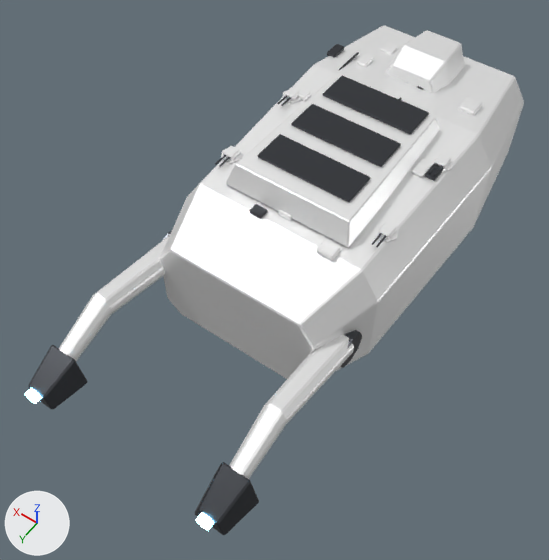
The glTF model public/models/ships/leviafan.glb: old version first, new version second.
The view is the same before and after, from a 50 mm lens placed at (-1.17, 2.11, 2.54), pointed at (0.0, 0.47, -0.03). The lights are fixed; the arrows at lower left show +X, +Y and +Z. The older version comes first. Where no turn or scale is listed for an object, it has been applied to the vertices.

The first picture shows 'Бункер', 'Ковш', 'Ковш.001', 'Корпус', 'Люк', 'Люк.001', 'Люк.002', 'Мостик', 'Стрела', 'Стрела.001' and 22 more.
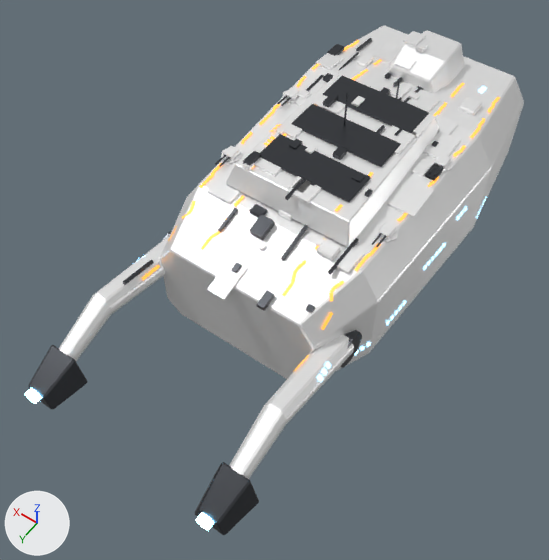
Location of each change, [x1, y1, x2, y2] in pixels of the pictures (549 x 560 px):
'Накладные_плиты', added
    after: [207, 31, 461, 300]
'Механика', added
    after: [123, 38, 439, 314]
'Разметка', added
    after: [142, 40, 500, 371]
'Решётки', added
    after: [143, 86, 487, 382]

Diff of the bpy script that builds the scene:
```diff
--- a/public/models/ships/leviafan.glb.py
+++ b/public/models/ships/leviafan.glb.py
@@ mat_vent @@
+mat_vent = principled_material('vent')
+mat_vent.base_color = (0.05, 0.12, 0.2)  # dark blue #3f617c
+mat_vent.metallic = 0.3
+mat_vent.roughness = 0.3
+mat_vent.emission_color = (0.25, 0.65, 1.0)  # blue #89d3ff
+mat_vent.emission_strength = 4.0
@@ mat_stripe @@
+mat_stripe = principled_material('stripe')
+mat_stripe.base_color = (1.0, 0.42, 0.08)  # orange #ffad50
+mat_stripe.metallic = 0.2
+mat_stripe.roughness = 0.45
+mat_stripe.emission_color = (1.0, 0.38, 0.05)  # orange #ffa63f
+mat_stripe.emission_strength = 1.2
@@ me_механика @@
+me_механика.from_pydata(...)  # 240 vertices, 360 faces; spans x -0.37..0.37, y -0.88..0.88, z -0.24..0.24
+me_механика.materials.append(mat_dark)  # dark grey #4b4d52
@@ me_накладные_плиты @@
+me_накладные_плиты.from_pydata(...)  # 280 vertices, 420 faces; spans x -0.42..0.42, y -0.83..0.83, z -0.12..0.12
+me_накладные_плиты.materials.append(mat_hull2)  # white #ffffff
@@ me_решётки @@
+me_решётки.from_pydata(...)  # 232 vertices, 116 faces; spans x -0.52..0.52, y -0.82..0.82, z -0.27..0.27
+me_решётки.materials.append(mat_vent)  # dark blue #3f617c, glowing blue #89d3ff
@@ me_разметка @@
+me_разметка.from_pydata(...)  # 860 vertices, 430 faces; spans x -0.41..0.41, y -0.82..0.82, z -0.17..0.17
+me_разметка.materials.append(mat_stripe)  # orange #ffad50, glowing orange #ffa63f
@@ ob_механика @@
+ob_механика = bpy.data.objects.new('Механика', me_механика)
+ob_механика.location = (0.037, 0.062, 0.35)
@@ ob_накладные_плиты @@
+ob_накладные_плиты = bpy.data.objects.new('Накладные_плиты', me_накладные_плиты)
+ob_накладные_плиты.location = (-0.002, -0.017, 0.323)
@@ ob_решётки @@
+ob_решётки = bpy.data.objects.new('Решётки', me_решётки)
+ob_решётки.location = (0.0, 0.015, 0.141)
@@ ob_разметка @@
+ob_разметка = bpy.data.objects.new('Разметка', me_разметка)
+ob_разметка.location = (0.0, 0.047, 0.253)
```
